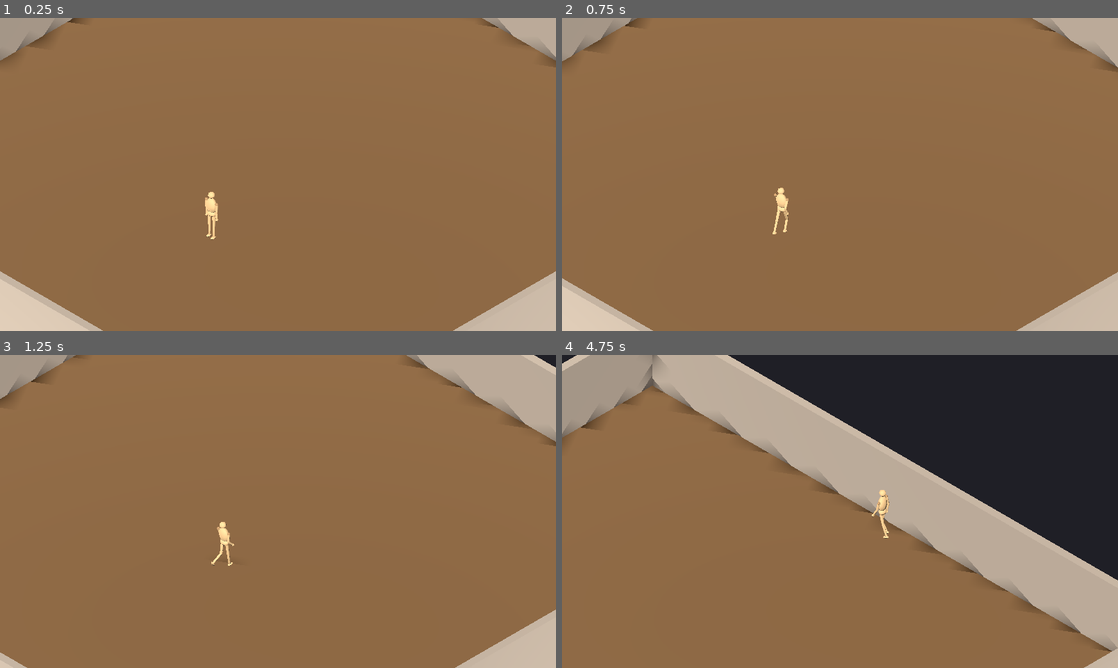
Above: before the commit, frames 1-4 (two rows, left to right).
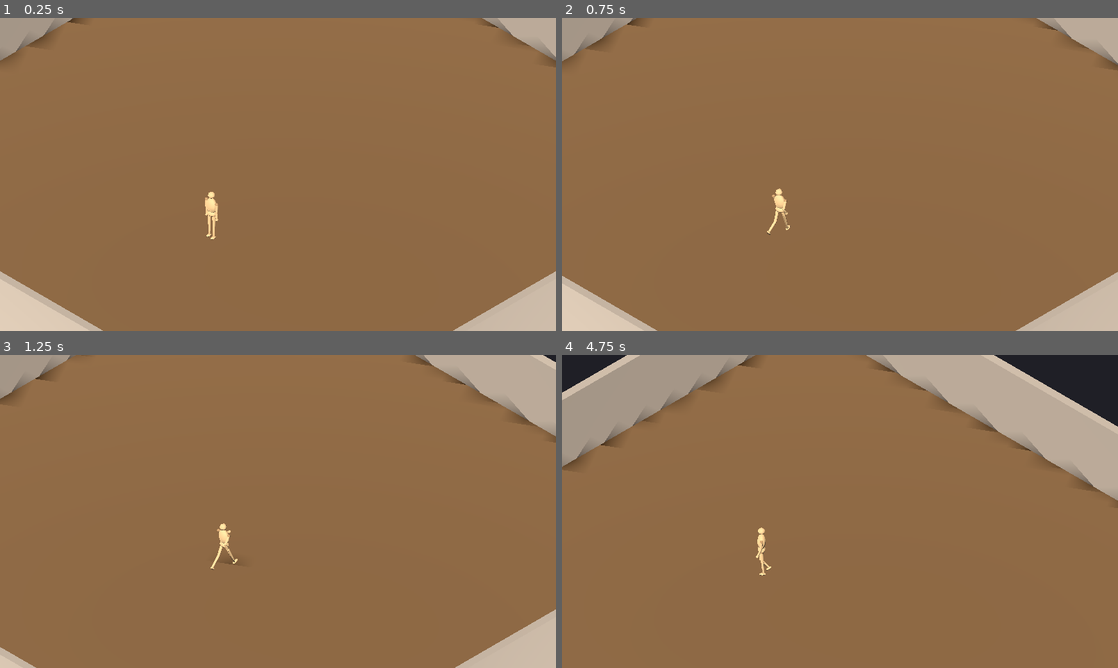
Above: after the commit, the same moments.

Repository: hieubqdsm/crime-in-clock-tower
Game: Godot game, scene res://tests/test_movement.tscn
The game is run twice, just before and just after one commit, with the same random seed, the same clock (stepped at 60 frames per second) and the same inputs. This scene is started directly instead of the project's main scene.
Inputs:
- Up to frame 1 (0.25 s): no input
- Up to frame 2 (0.75 s): hold D (move_right) from 0.53 s (still down); hold Shift (fast_walk) from 0.53 s (still down)
- Up to frame 3 (1.25 s): keep holding D (move_right); keep holding Shift (fast_walk); tap Ctrl (sprint) at 0.8 s
- Up to frame 4 (4.75 s): release D (move_right) at 1.28 s; release Shift (fast_walk) at 1.28 s; hold S (move_down) 1.28-2.03 s; tap Ctrl (sprint) at 1.35, 2.3, 2.85, 3.8, 4.35 s; tap Shift (fast_walk) at 1.55, 3.05, 4.55 s; hold D (move_right) 2.03-2.78 s; hold Shift (fast_walk) 2.03-2.78 s; hold W (move_up) 2.78-3.53 s; hold Shift (fast_walk) 3.53-4.28 s; hold A (move_left) from 3.53 s (still down)

Frame 1 is identical in both runs. In frame 2, 0.6% of the frame differs, in the area x 0-100%, y 0-100%; in frame 3, 1.1%; in frame 4, 45%.

Commit message:
F-001: fix stop 'legs spin back' — synced BlendSpace1D locomotion (Walk/Run/Sprint by real speed) + accel/decel glide stop

Diff:
--- a/scenes/player/mannequin_fsm.tres
+++ b/scenes/player/mannequin_fsm.tres
@@ -4,39 +4,37 @@
 animation = &"Idle"
 
 [sub_resource type="AnimationNodeAnimation" id="AnimationNodeAnimation_ngjva"]
+animation = &"Walk"
+
+[sub_resource type="AnimationNodeAnimation" id="AnimationNodeAnimation_qs458"]
 animation = &"Run"
 
-[sub_resource type="AnimationNodeAnimation" id="AnimationNodeAnimation_qs458"]
+[sub_resource type="AnimationNodeAnimation" id="AnimationNodeAnimation_ypd4k"]
 animation = &"Sprint"
 
-[sub_resource type="AnimationNodeAnimation" id="AnimationNodeAnimation_ypd4k"]
-animation = &"Walk"
-
-[sub_resource type="AnimationNodeStateMachineTransition" id="AnimationNodeStateMachineTransition_1foft"]
-xfade_time = 0.12
+[sub_resource type="AnimationNodeBlendSpace1D" id="AnimationNodeBlendSpace1D_1foft"]
+min_space = 0.0
+max_space = 5.0
+sync_mode = 1
+blend_point_0/node = SubResource("AnimationNodeAnimation_ngjva")
+blend_point_0/pos = 1.44
+blend_point_0/name = &"0"
+blend_point_1/node = SubResource("AnimationNodeAnimation_qs458")
+blend_point_1/pos = 3.08
+blend_point_1/name = &"1"
+blend_point_2/node = SubResource("AnimationNodeAnimation_ypd4k")
+blend_point_2/pos = 4.63
+blend_point_2/name = &"2"
 
 [sub_resource type="AnimationNodeStateMachineTransition" id="AnimationNodeStateMachineTransition_620pr"]
-xfade_time = 0.2
+xfade_time = 0.15
 
 [sub_resource type="AnimationNodeStateMachineTransition" id="AnimationNodeStateMachineTransition_x26me"]
-xfade_time = 0.15
-
-[sub_resource type="AnimationNodeStateMachineTransition" id="AnimationNodeStateMachineTransition_ykfmb"]
-xfade_time = 0.15
-
-[sub_resource type="AnimationNodeStateMachineTransition" id="AnimationNodeStateMachineTransition_nxt4i"]
-xfade_time = 0.12
-
-[sub_resource type="AnimationNodeStateMachineTransition" id="AnimationNodeStateMachineTransition_a8mj7"]
-xfade_time = 0.12
+xfade_time = 0.3
 
 [resource]
 states/Idle/node = SubResource("AnimationNodeAnimation_ute0t")
 states/Idle/position = Vector2(100, 100)
-states/Run/node = SubResource("AnimationNodeAnimation_ngjva")
-states/Run/position = Vector2(500, 100)
-states/Sprint/node = SubResource("AnimationNodeAnimation_qs458")
-states/Sprint/position = Vector2(700, 100)
-states/Walk/node = SubResource("AnimationNodeAnimation_ypd4k")
-states/Walk/position = Vector2(300, 100)
-transitions = ["Idle", "Walk", SubResource("AnimationNodeStateMachineTransition_1foft"), "Walk", "Idle", SubResource("AnimationNodeStateMachineTransition_620pr"), "Walk", "Run", SubResource("AnimationNodeStateMachineTransition_x26me"), "Run", "Walk", SubResource("AnimationNodeStateMachineTransition_ykfmb"), "Run", "Sprint", SubResource("AnimationNodeStateMachineTransition_nxt4i"), "Sprint", "Run", SubResource("AnimationNodeStateMachineTransition_a8mj7")]
+states/Loco/node = SubResource("AnimationNodeBlendSpace1D_1foft")
+states/Loco/position = Vector2(380, 100)
+transitions = ["Idle", "Loco", SubResource("AnimationNodeStateMachineTransition_620pr"), "Loco", "Idle", SubResource("AnimationNodeStateMachineTransition_x26me")]
--- a/scenes/player/player.gd
+++ b/scenes/player/player.gd
@@ -7,20 +7,24 @@
 ## view, whichever way the camera is aimed. The model itself faces +Z
 ## (built facing -Y in Blender; see tools/blender/make_mannequin.py).
 ##
-## Animations run through an AnimationTree state machine ($AnimTree +
-## mannequin_fsm.tres): Idle <-> Walk with xfade crossfades, and the model
-## heading eases toward the movement direction (no instant snaps).
+## Animations: Idle <-> Loco state machine, where Loco is a synced BlendSpace1D
+## (Walk 1.44 / Run 3.08 / Sprint 4.63) driven by the CURRENT horizontal speed,
+## so gait changes blend continuously with matched cycle phase. Velocity eases
+## toward the target (accel/decel) — releasing the keys lets the mannequin
+## glide to a stop while its legs settle, instead of stopping dead.
 
 ## Speeds are derived from each clip's stride so the feet stay planted —
 ## see tools/blender/make_mannequin.py. Keep in sync when clips change.
 const WALK_SPEED := 1.44      # Walk_loop: 1.44 m per 1 s cycle
 const RUN_SPEED := 3.08       # Run_loop (fast walk, Shift): 1.54 m / 0.5 s
 const SPRINT_SPEED := 4.63    # Sprint_loop (true run, Ctrl): 1.93 m / 0.42 s
+const ACCEL := 14.0           # m/s^2 toward the target speed
+const DECEL := 9.0            # m/s^2 toward zero when no input
 const TURN_SMOOTH := 12.0
 const IDLE_STATE := "Idle"
-const WALK_STATE := "Walk"
-const RUN_STATE := "Run"
-const SPRINT_STATE := "Sprint"
+const LOCO_STATE := "Loco"
+## Below this horizontal speed (and no input) the tree travels back to Idle.
+const STOP_SPEED := 0.3
 
 @export var walk_speed := WALK_SPEED
 @export var run_speed := RUN_SPEED
@@ -48,19 +52,25 @@
 
 	if not is_on_floor():
 		velocity.y -= 20.0 * delta
-	var speed := walk_speed
-	if Input.is_action_pressed("sprint"):      # Ctrl — true sprint wins
-		speed = sprint_speed
-	elif Input.is_action_pressed("fast_walk"): # Shift — fast walk
-		speed = run_speed
-	velocity.x = dir.x * speed
-	velocity.z = dir.z * speed
+
+	var target := dir * _target_speed()
+	var rate := ACCEL if dir != Vector3.ZERO else DECEL
+	velocity.x = move_toward(velocity.x, target.x, rate * delta)
+	velocity.z = move_toward(velocity.z, target.z, rate * delta)
 	move_and_slide()
 
 	_update_visuals(dir, delta)
 	_web_frame += 1
 	if _web_frame % 10 == 0:
 		_push_web_state()
+
+
+func _target_speed() -> float:
+	if Input.is_action_pressed("sprint"):        # Ctrl — true sprint wins
+		return sprint_speed
+	if Input.is_action_pressed("fast_walk"):     # Shift — fast walk
+		return run_speed
+	return walk_speed
 
 
 func _floor_direction(input: Vector2) -> Vector3:
@@ -79,19 +89,18 @@
 
 
 func _update_visuals(dir: Vector3, delta: float) -> void:
-	var moving := dir != Vector3.ZERO
-	if moving:
+	var speed := Vector2(velocity.x, velocity.z).length()
+	var moving := dir != Vector3.ZERO or speed > STOP_SPEED
+	if dir != Vector3.ZERO:
 		# Exponential ease toward the movement heading — smooth 8-way turns.
 		_heading = lerp_angle(_heading, atan2(dir.x, dir.z),
 			1.0 - exp(-TURN_SMOOTH * delta))
 		_model.rotation.y = _heading
-		var state := WALK_STATE
-		if Input.is_action_pressed("sprint"):
-			state = SPRINT_STATE
-		elif Input.is_action_pressed("fast_walk"):
-			state = RUN_STATE
-		if _playback.get_current_node() != state:
-			_playback.travel(state)
+	if moving:
+		# Blend point = real speed: gaits crossfade with matched cycle phase.
+		_anim_tree.set("parameters/Loco/blend_position", speed)
+		if _playback.get_current_node() != LOCO_STATE:
+			_playback.travel(LOCO_STATE)
 	elif _playback.get_current_node() != IDLE_STATE:
 		_playback.travel(IDLE_STATE)
 	_was_moving = moving
@@ -102,7 +111,8 @@
 	## No-op outside the web platform; see docs/features/F-001.md.
 	if not OS.has_feature("web"):
 		return
-	JavaScriptBridge.eval("window.gameState={px:%.3f,py:%.3f,pz:%.3f,vx:%.3f,vz:%.3f,moving:%s,anim:%s}"
+	JavaScriptBridge.eval("window.gameState={px:%.3f,py:%.3f,pz:%.3f,vx:%.3f,vz:%.3f,moving:%s,anim:%s,bp:%.2f}"
 		% [global_position.x, global_position.y, global_position.z,
 			velocity.x, velocity.z, str(_was_moving),
-			JSON.stringify(_playback.get_current_node())])
+			JSON.stringify(_playback.get_current_node()),
+			Vector2(velocity.x, velocity.z).length()])
--- a/tests/test_movement.gd
+++ b/tests/test_movement.gd
@@ -15,6 +15,10 @@
 
 func _tree_state() -> String:
 	return _playback.get_current_node()
+
+
+func _blend_pos() -> float:
+	return _anim_tree.get("parameters/Loco/blend_position") as float
 
 
 func _ready() -> void:
@@ -57,47 +61,51 @@
 	var want_rot := atan2(-0.7071, -0.7071)
 	_check(_angle_diff(_model.rotation.y, want_rot) < 0.15,
 		"model faces its movement direction (rot=%.2f want=%.2f)" % [_model.rotation.y, want_rot])
-	_check(_tree_state() == "Walk", "Walk state while moving (%s)" % _tree_state())
-	for i in 20:
+	_check(_tree_state() == "Loco" and absf(_blend_pos() - 1.44) < 0.35,
+		"Loco blends at walk speed while walking (%s bp=%.2f)" % [_tree_state(), _blend_pos()])
+	for i in 30:
 		await get_tree().physics_frame
-	_check(_tree_state() == "Idle", "crossfades back to Idle when stopped (%s)" % _tree_state())
+	_check(_tree_state() == "Idle", "glides to Idle when stopped (%s)" % _tree_state())
 	_check(_player.velocity.length() < 0.05,
 		"velocity is zero when idle (%.2f)" % _player.velocity.length())
 
-	# Fast walk (Shift): Run state at run speed; release Shift -> Walk.
+	# Fast walk (Shift): blend slides to the Run gait at run speed.
 	var run_start := _player.global_position
 	Input.action_press("move_up")
 	Input.action_press("fast_walk")
 	for i in 60:
 		await get_tree().physics_frame
-	_check(_tree_state() == "Run", "Run state while fast-walking (%s)" % _tree_state())
+	_check(absf(_blend_pos() - 3.08) < 0.4,
+		"blend at fast-walk speed (bp=%.2f want ~3.08)" % _blend_pos())
 	var run_d := _player.global_position - run_start
 	_check(run_d.length() > 2.2 and run_d.length() < 4.2,
-		"fast-walk speed for 1 s (moved %.2f m, expect ~3.08)" % run_d.length())
+		"fast-walk speed for 1 s (moved %.2f m, expect ~3.08 minus accel)" % run_d.length())
 	Input.action_release("fast_walk")
-	for i in 25:
+	for i in 30:
 		await get_tree().physics_frame
-	_check(_tree_state() == "Walk", "back to Walk when Shift released (%s)" % _tree_state())
+	_check(absf(_blend_pos() - 1.44) < 0.35,
+		"blend eases back to walk when Shift released (bp=%.2f)" % _blend_pos())
 
-	# True sprint (Ctrl): Sprint state at sprint speed, camera follows along.
+	# True sprint (Ctrl): blend slides to Sprint, camera follows along.
 	var cam := _main.get_node("IsometricCamera") as Camera3D
 	var sprint_start := _player.global_position
 	var cam_start := cam.global_position
 	Input.action_press("sprint")
 	for i in 60:
 		await get_tree().physics_frame
-	_check(_tree_state() == "Sprint", "Sprint state while Ctrl held (%s)" % _tree_state())
+	_check(absf(_blend_pos() - 4.63) < 0.4,
+		"blend at sprint speed (bp=%.2f want ~4.63)" % _blend_pos())
 	var sprint_d := _player.global_position - sprint_start
 	_check(sprint_d.length() > 3.4 and sprint_d.length() < 5.8,
-		"sprint speed for 1 s (moved %.2f m, expect ~4.63)" % sprint_d.length())
+		"sprint speed for 1 s (moved %.2f m, expect ~4.63 minus accel)" % sprint_d.length())
 	var cam_d := cam.global_position - cam_start
 	_check(cam_d.length() > 1.0 and cam_d.normalized().dot(sprint_d.normalized()) > 0.7,
 		"camera follows the player (cam moved %.2f m, same direction)" % cam_d.length())
 	Input.action_release("sprint")
 	Input.action_release("move_up")
-	for i in 20:
+	for i in 45:
 		await get_tree().physics_frame
-	_check(_tree_state() == "Idle", "back to Idle after sprint stop (%s)" % _tree_state())
+	_check(_tree_state() == "Idle", "glides back to Idle after sprint stop (%s)" % _tree_state())
 
 	# North wall (24 m room): park just south of it and sprint into it 1.5 s.
 	_player.global_position = Vector3(0, 0.1, -11.2)
--- a/tools/make_anim_fsm.gd
+++ b/tools/make_anim_fsm.gd
@@ -3,7 +3,12 @@
 ## One-off: build the mannequin AnimationTree state machine resource.
 ## godot --headless --path . -s res://tools/make_anim_fsm.gd
 ## Output: res://scenes/player/mannequin_fsm.tres (committed, human-editable).
-## Clips come from assets/models/mannequin.glb (Idle / Walk / Run / Sprint).
+##
+## Idle <-> Loco(BlendSpace1D). The gaits (Walk 1.44 / Run 3.08 / Sprint 4.63,
+## from assets/models/mannequin.glb) live INSIDE one synced BlendSpace1D keyed
+## by real movement speed, so gait changes blend continuously with matched
+## cycle phase — no per-gait states, no frame-0 resets, no legs "spinning back"
+## when stopping. The player drives `parameters/Loco/blend_position`.
 
 func _init() -> void:
 	var sm := AnimationNodeStateMachine.new()
@@ -12,41 +17,32 @@
 	idle.animation = &"Idle"
 	sm.add_node("Idle", idle, Vector2(100, 100))
 
+	var loco := AnimationNodeBlendSpace1D.new()
+	loco.min_space = 0.0
+	loco.max_space = 5.0
+	loco.sync = true
+
 	var walk := AnimationNodeAnimation.new()
 	walk.animation = &"Walk"
-	sm.add_node("Walk", walk, Vector2(300, 100))
+	loco.add_blend_point(walk, 1.44)
 
 	var run := AnimationNodeAnimation.new()
 	run.animation = &"Run"
-	sm.add_node("Run", run, Vector2(500, 100))
+	loco.add_blend_point(run, 3.08)
 
 	var sprint := AnimationNodeAnimation.new()
 	sprint.animation = &"Sprint"
-	sm.add_node("Sprint", sprint, Vector2(700, 100))
+	loco.add_blend_point(sprint, 4.63)
 
-	var idle_to_walk := AnimationNodeStateMachineTransition.new()
-	idle_to_walk.xfade_time = 0.12
-	sm.add_transition("Idle", "Walk", idle_to_walk)
+	sm.add_node("Loco", loco, Vector2(380, 100))
 
-	var walk_to_idle := AnimationNodeStateMachineTransition.new()
-	walk_to_idle.xfade_time = 0.2
-	sm.add_transition("Walk", "Idle", walk_to_idle)
+	var idle_to_loco := AnimationNodeStateMachineTransition.new()
+	idle_to_loco.xfade_time = 0.15
+	sm.add_transition("Idle", "Loco", idle_to_loco)
 
-	var walk_to_run := AnimationNodeStateMachineTransition.new()
-	walk_to_run.xfade_time = 0.15
-	sm.add_transition("Walk", "Run", walk_to_run)
-
-	var run_to_walk := AnimationNodeStateMachineTransition.new()
-	run_to_walk.xfade_time = 0.15
-	sm.add_transition("Run", "Walk", run_to_walk)
-
-	var run_to_sprint := AnimationNodeStateMachineTransition.new()
-	run_to_sprint.xfade_time = 0.12
-	sm.add_transition("Run", "Sprint", run_to_sprint)
-
-	var sprint_to_run := AnimationNodeStateMachineTransition.new()
-	sprint_to_run.xfade_time = 0.12
-	sm.add_transition("Sprint", "Run", sprint_to_run)
+	var loco_to_idle := AnimationNodeStateMachineTransition.new()
+	loco_to_idle.xfade_time = 0.3
+	sm.add_transition("Loco", "Idle", loco_to_idle)
 
 	var err := ResourceSaver.save(sm, "res://scenes/player/mannequin_fsm.tres")
 	print("[fsm] saved err=%s path=res://scenes/player/mannequin_fsm.tres" % err)
Not shown, added: docs/evidence/f001-web-smoke-sprint-v2.png.import
Not shown, changed: docs/SESSION.md
Not shown, changed: docs/features/F-001.md
